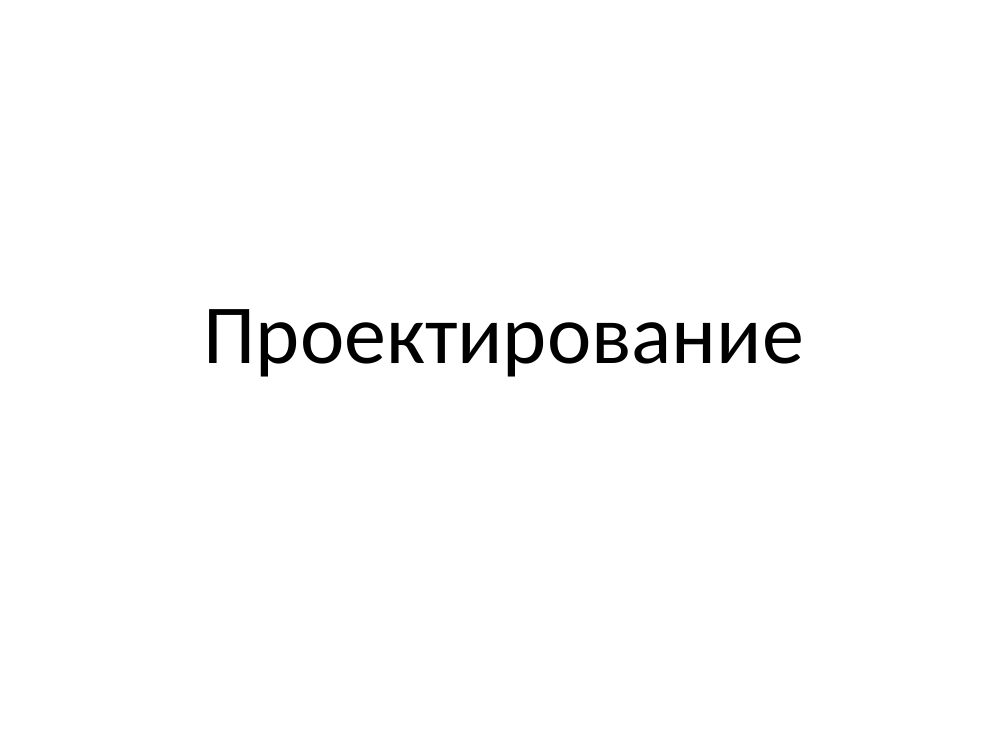
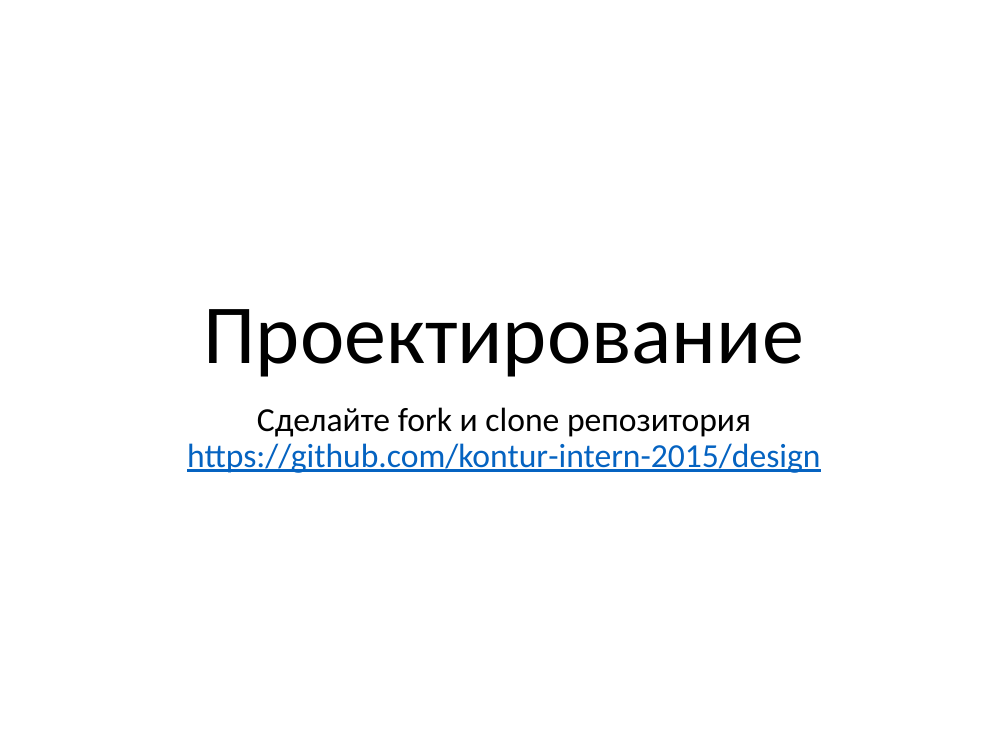
Before and after one commit to valertron/design, a slide deck: slide 1 of Design.pptx. Drawn at 1008x756 pixels with LibreOffice and Linux fonts; fonts in the diff are those of the drawing. Boxes give left, top, right and bottom in pixels: in the first picture for what was removed or moved away, otherwise in the second. Text is boxed around its words. In the diff, an @@ line names an element or a change of style, - is before the commit and + after.

```diff
--- a/Design.pptx
+++ b/Design.pptx
@@ subtitle added at bbox=[187, 407, 820, 473], 24 pt, text #0563C1, underline @@
+Сделайте fork и clone репозитория
+https://github.com/kontur-intern-2015/design
```
Also in this commit, not shown: 3 other slides changed, 1 slide added, 1 slide removed, 39 other files.
